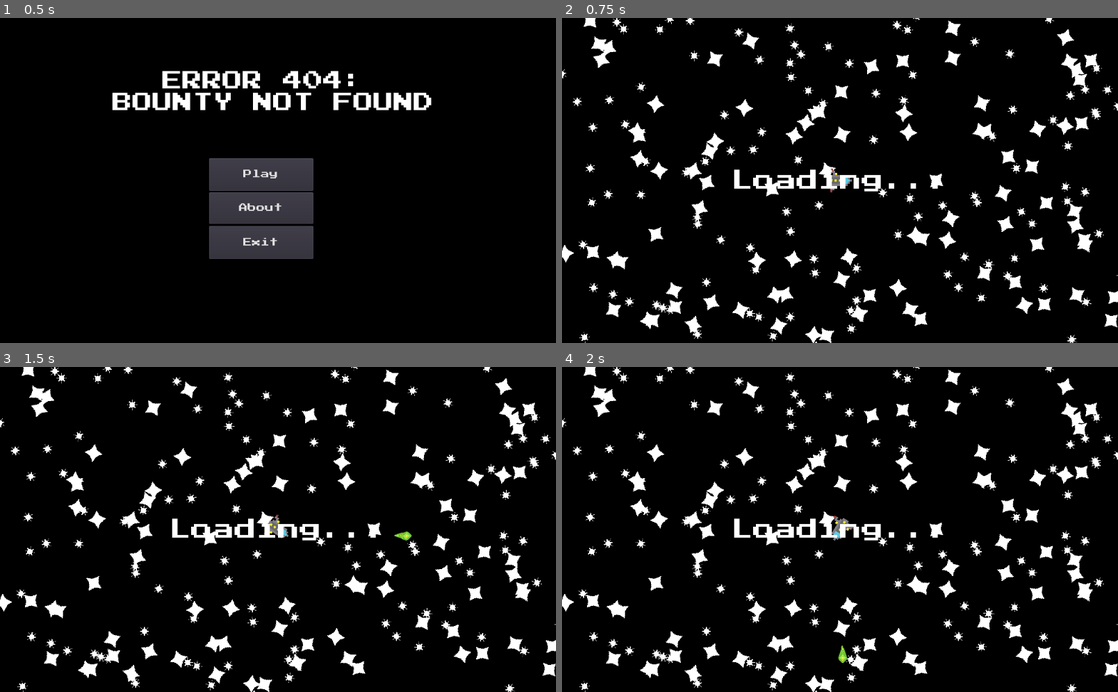
Above: before the commit, frames 1-4 (two rows, left to right).
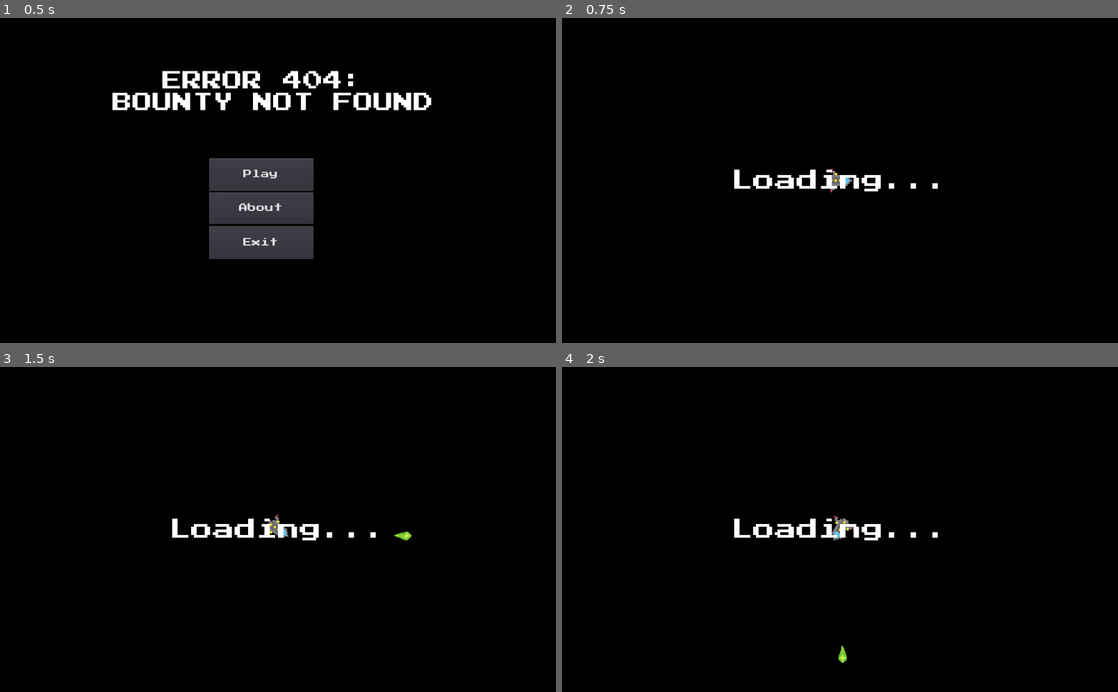
Above: after the commit, the same moments.

Repository: TechRunner2/404-Bounty-Not-Found
Game: Godot game, scene res://Scenes/Main Menu.tscn
Same seed, same stepped clock (60 frames per second), same inputs: the game is played once before the commit and once after it.
Inputs:
- Up to frame 1 (0.5 s): no input
- Up to frame 2 (0.75 s): click "Play" at 0.5 s
- Up to frame 3 (1.5 s): tap Enter at 1.25 s; hold D (player_right) from 1.28 s (still down); hold Space (primary_fire) from 1.28 s (still down)
- Up to frame 4 (2 s): keep holding D (player_right); keep holding Space (primary_fire)

Frame 1 is identical in both runs. In frame 2, 8.8% of the frame differs, in the area x 0-100%, y 0-100%; in frame 3, 8.8%; in frame 4, 8.8%.
Error before the commit: Invalid call to function 'generate' in base 'Node2D (GenerateAsteroids.gd)'. Expected 3 arguments. (res://Assets/Scripts/Game.gd:37)
Error after the commit: Invalid call to function 'generate' in base 'Node2D (Stars.gd)'. Expected 3 arguments. (res://Assets/Scripts/Game.gd:36)

Commit message:
Moved Star amount variable to Game script and added a function variable

Diff:
--- a/Assets/Scripts/Game.gd
+++ b/Assets/Scripts/Game.gd
@@ -4,6 +4,7 @@
 export (Vector2) var quad_dimension = Vector2(1000, 1000)
 export (Vector2) var map_size = Vector2(50,50)
 export var asteroid_count = 5
+export var star_count = 10
 var prev_locations = []
 var last_star_gen = Vector2()
 var menu_open = false
--- a/Assets/Scripts/Stars.gd
+++ b/Assets/Scripts/Stars.gd
@@ -1,10 +1,8 @@
 extends Node
 
 export var stars = Array()
-export var quanity = 20
 
-
-func generate(pos, dim):
+func generate(pos, dim, quanity):
 	#Create New Children
 	for i in range(quanity):
 		var nx = rand_range(-pos.x-(dim.x/2), pos.x+(dim.x/2))
